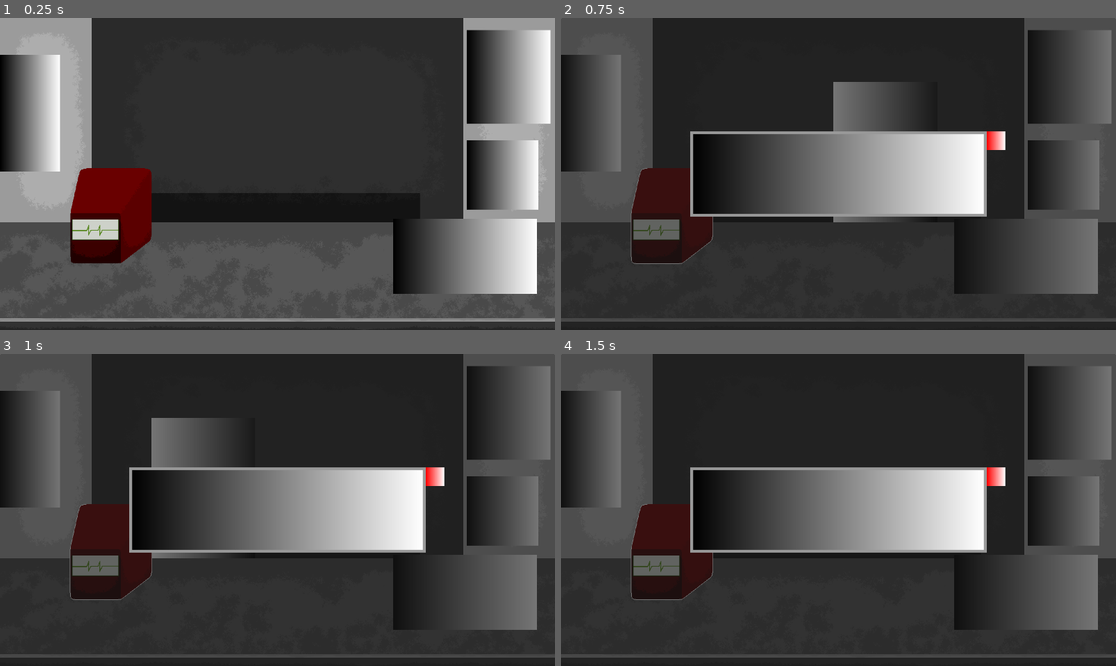
Above: before the commit, frames 1-4 (two rows, left to right).
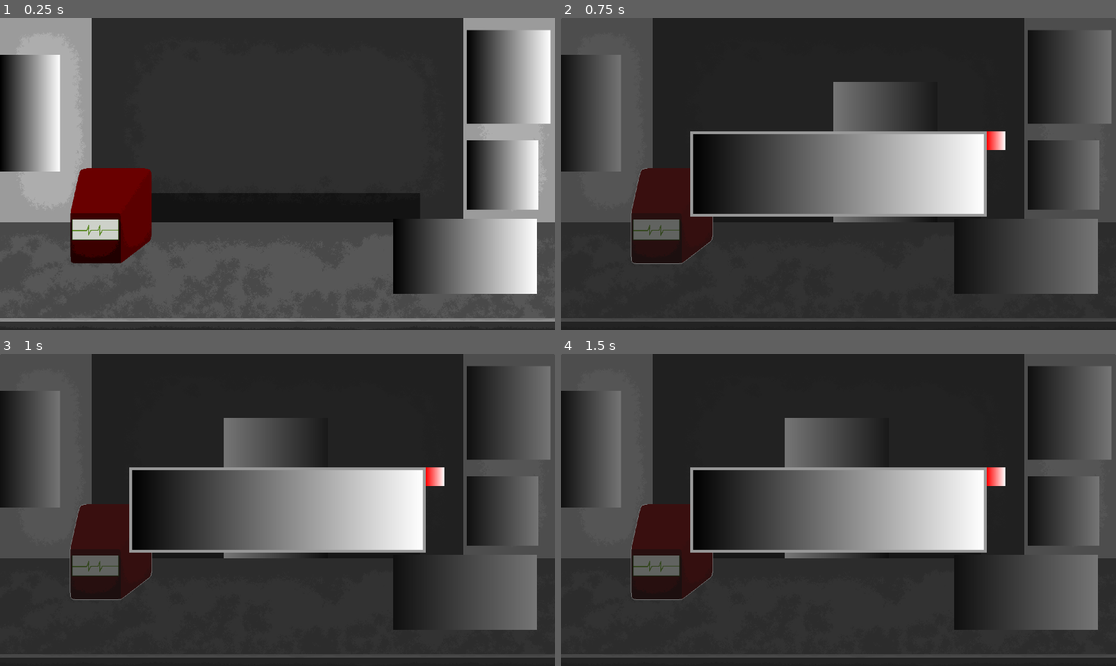
Above: after the commit, the same moments.

Repository: Blulow/brackeysjam
Game: Godot game, scene res://scenes/game.tscn
The game is run twice, just before and just after one commit, with the same random seed, the same clock (stepped at 60 frames per second) and the same inputs.
Inputs (mouse positions are in pixels of both pictures, inside the frame that each line leads up to):
- Up to frame 1 (0.25 s): no input
- Up to frame 2 (0.75 s): move the mouse to (672, 214) at 0.52 s; click (672, 214) at 0.67 s
- Up to frame 3 (1 s): no input
- Up to frame 4 (1.5 s): move the mouse to (588, 447) at 1.27 s; click (588, 447) at 1.42 s

Frames 1-2 are identical in both runs. In frame 3, 4.2% of the frame differs, in the area x 27-54%, y 20-66%; in frame 4, 2.1%.

Commit message:
add: full round loop

Diff:
--- a/project.godot
+++ b/project.godot
@@ -14,6 +14,10 @@
 run/main_scene="uid://bwtavl3purj71"
 config/features=PackedStringArray("4.6", "Forward Plus")
 config/icon="res://icon.svg"
+
+[autoload]
+
+GameManager="*uid://chpw6pyfggm0c"
 
 [display]
 
--- /dev/null
+++ b/scripts/game_manager.gd
@@ -0,0 +1,3 @@
+extends Node
+
+var round_manager: RoundManager
--- a/scripts/managers/round_manager.gd
+++ b/scripts/managers/round_manager.gd
@@ -6,23 +6,47 @@
 const PATH_SPEED: float = 0.01
 
 var current_round: int = 0
-var round_start: bool = false
+var round_state: int = -1
+# 0 - start, 1 - stay, 2 - end
+
+signal round_start
+signal round_stay
+signal round_end
 
 func _ready() -> void:
+	GameManager.round_manager = self
+
 	start_round(0)
 
 func _process(delta: float) -> void:
-	if not round_start: return
-
-	if people_path.progress_ratio >= 1:
-		people_path.progress_ratio = 0
-		end_current_round()
-	else:
-		people_path.progress_ratio += PATH_SPEED
+	match round_state:
+		0:
+			if people_path.progress_ratio < 0.5:
+				people_path.progress_ratio += PATH_SPEED
+			else:
+				stay_current_round()
+		1:
+			pass
+		2:
+			if people_path.progress_ratio < 1.0:
+				people_path.progress_ratio += PATH_SPEED
+			else:
+				round_end.emit()
+				people_path.progress_ratio = 0
 
 func start_round(idx: int) -> void:
-	round_start = true
+	round_state = 0
+	round_start.emit()
+
+func stay_current_round() -> void:
+	round_state = 1
+	round_stay.emit()
 
 func end_current_round() -> void:
-	round_start = false
+	round_state = 2
+
+	await round_end
+	round_state = -1
 	current_round += 1
+
+	start_round(current_round)
--- a/scripts/objects/paper.gd
+++ b/scripts/objects/paper.gd
@@ -30,4 +30,5 @@
 
 func _on_give_pressed() -> void:
 	await hide_buttons()
+	GameManager.round_manager.end_current_round()
 	queue_free()
Not shown, added: scripts/game_manager.gd.uid
